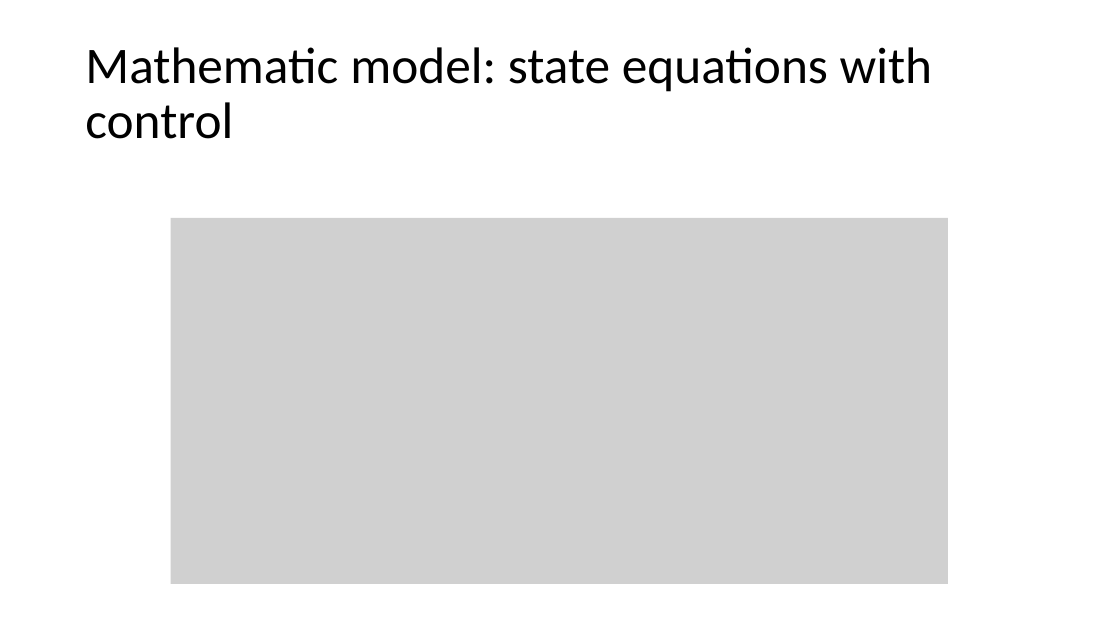
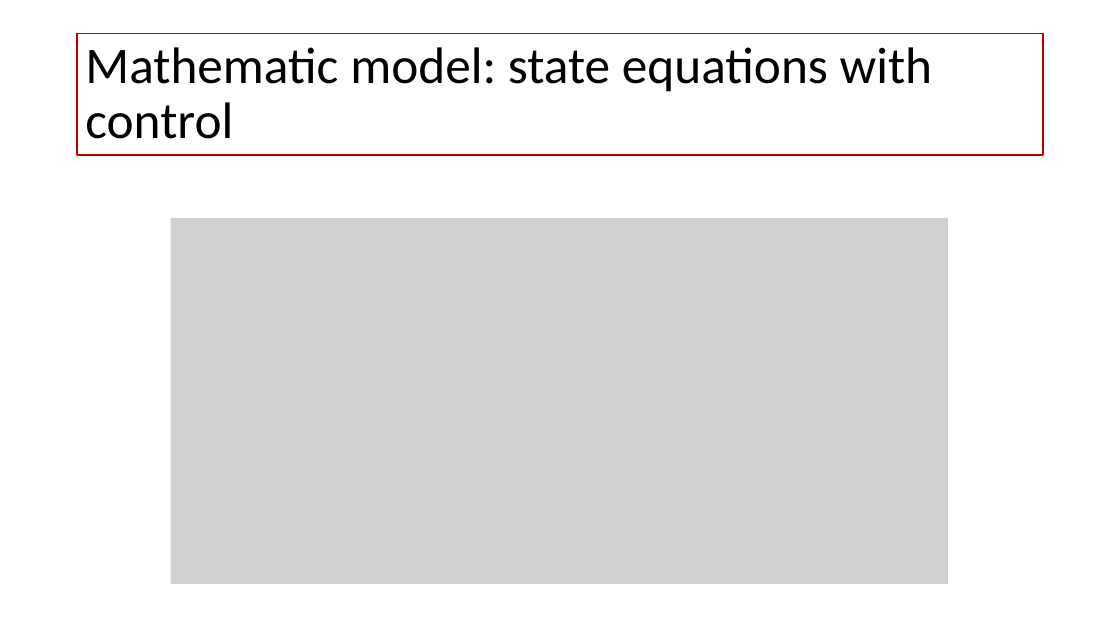
Before and after one commit to spbisc97/covid-optimal-control, a slide deck: slide 2 of PowerPoint/Optimal control strategies to prevent the hospital beds collapse during COVID-19 outbreak.pptx. Drawn at 1120x630 pixels with LibreOffice and Linux fonts; fonts in the diff are those of the drawing; grey boxes stand for pictures. Boxes give left, top, right and bottom in pixels: in the first picture for what was removed or moved away, otherwise in the second. Text is boxed around its words. In the diff, an @@ line names an element or a change of style, - is before the commit and + after.

```diff
--- a/PowerPoint/Optimal control strategies to prevent the hospital beds collapse during COVID-19 outbreak.pptx
+++ b/PowerPoint/Optimal control strategies to prevent the hospital beds collapse during COVID-19 outbreak.pptx
@@ title "Mathematic model: state equations with ...": place and size @@
-title "Mathematic model: state equations with ..." at (85,47,932,139)
+title "Mathematic model: state equations with ..." at (77,34,1044,155)
@@ title "Mathematic model: state equations with ..." at (77,34,1044,155): outline none to #C00000 1.5 pt @@
```
Also in this commit, not shown: 11 other slides changed, 8 slides added, 7 slides removed, 1 other file.
